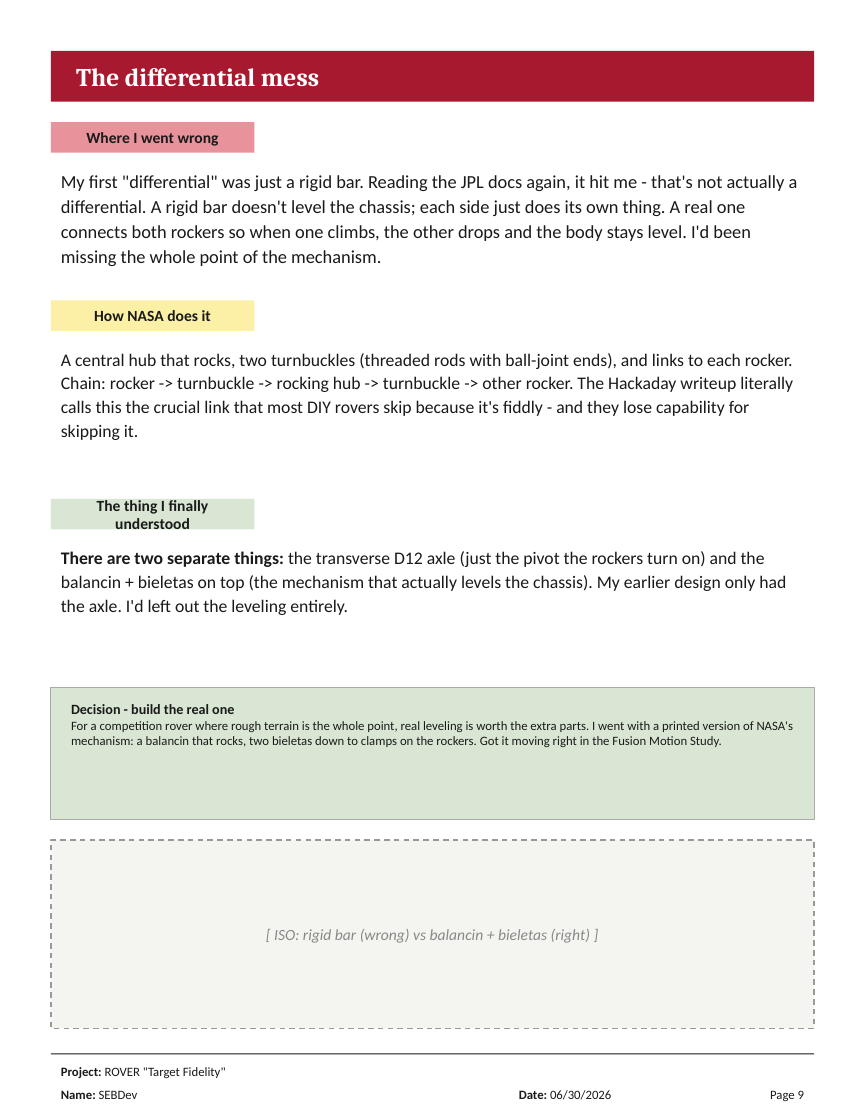
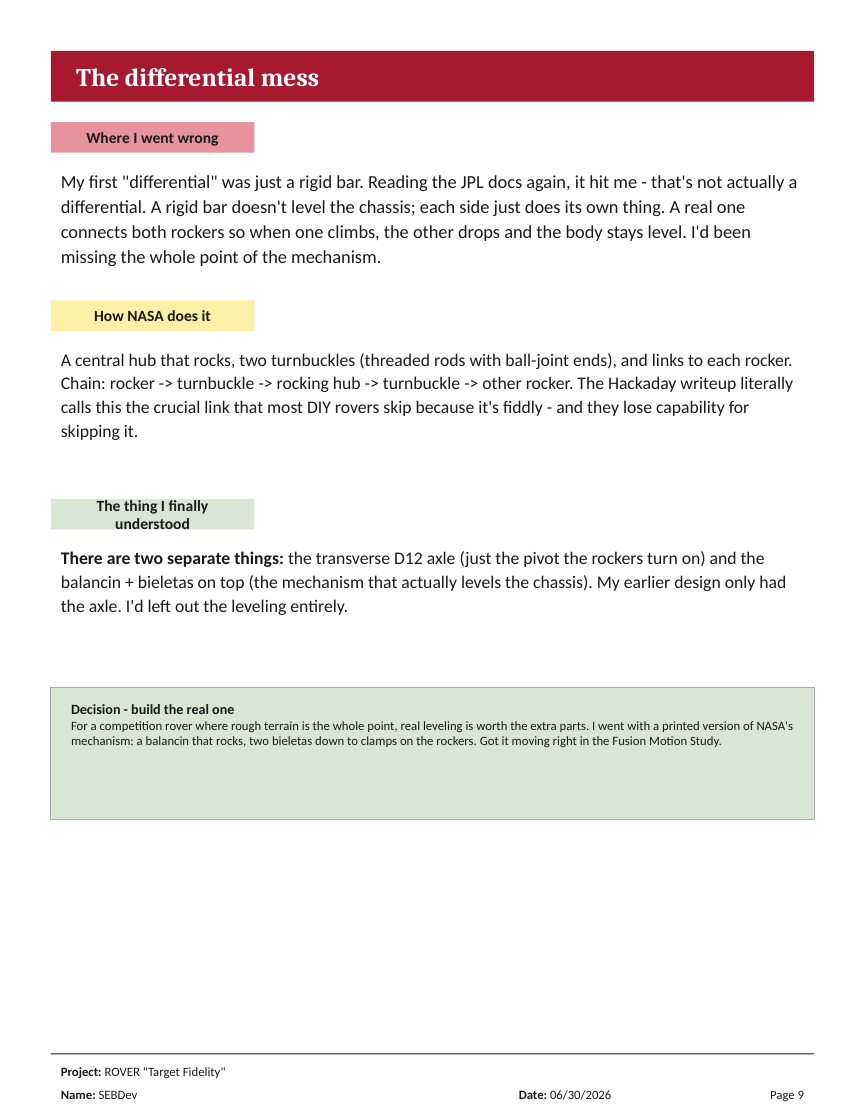
Before and after one commit to tansenseb-wq/ROVER-Target-Fidelity-, a slide deck: slide 9 of Journal/Librito_Rover x_x (CreacionSistemaMecanico) .pptx. Drawn at 865x1120 pixels with LibreOffice and Linux fonts; fonts in the diff are those of the drawing. Boxes give left, top, right and bottom in pixels: in the first picture for what was removed or moved away, otherwise in the second. Text is boxed around its words. In the diff, an @@ line names an element or a change of style, - is before the commit and + after.

```diff
--- a/Journal/Librito_Rover x_x (CreacionSistemaMecanico) .pptx
+++ b/Journal/Librito_Rover x_x (CreacionSistemaMecanico) .pptx
@@ rectangle removed at bbox=[51, 840, 814, 1028] @@
@@ text removed at bbox=[274, 929, 590, 943] @@
-[ ISO: rigid bar (wrong) vs balancin + bieletas (right) ]
```
Also in this commit, not shown: 12 other slides changed, 2 other files.
